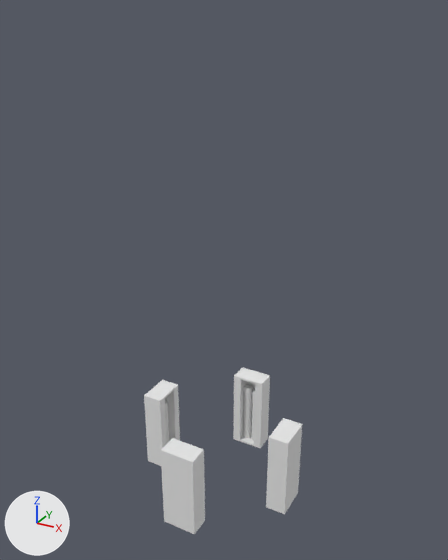
Two versions of the Blender file Assets/models/cave/room02/room02f_miner_alt02.blend, one commit apart.
Both versions are drawn from a 50 mm camera at (4.6, -8.23, 1.1) aimed at (0.04, 0.07, -3.05). The axes (+X, +Y, +Z) are drawn at lower left. The lights are the same throughout. The same objects are shown in both versions, whatever each file hides.

Names of what the first picture shows: 'arm_lasers01.N', 'arm_lasers02.N', 'arm_lasers02.W', 'arms_lower.E', 'arms_lower.N', 'arms_lower.S', 'arms_lower.W'.
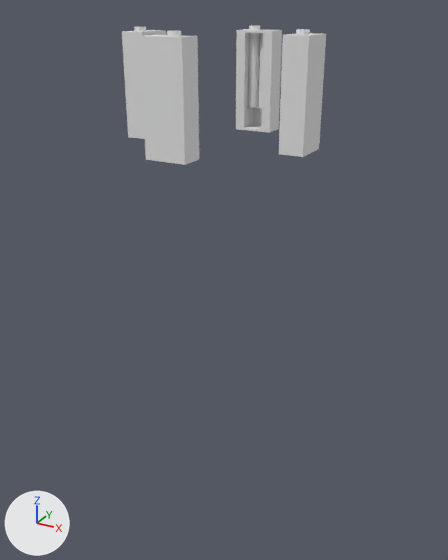
Edits to the bpy script that builds the scene:
```text
Change ob_arm_lasers01_w:
    ob_arm_lasers01_w.location: (0.0, 0.0, -6.72) -> (0.0, 0.0, 0.0)
Change ob_arms_lower_n:
    ob_arms_lower_n.location: (0.0, 0.0, -6.37) -> (0.0, 0.0, 0.0)
Change ob_arm_lasers02_n:
    ob_arm_lasers02_n.location: (0.0, 0.0, -6.68) -> (0.0, 0.0, 0.0)
Change ob_arm_lasers01_n:
    ob_arm_lasers01_n.location: (0.0, 0.0, -6.72) -> (0.0, 0.0, 0.0)
Change ob_arms_lower_s:
    ob_arms_lower_s.location: (0.0, 0.0, -6.37) -> (0.0, 0.0, 0.0)
Change ob_arm_lasers01_s:
    ob_arm_lasers01_s.location: (0.0, 0.0, -6.72) -> (0.0, 0.0, 0.0)
Change ob_arms_lower_w:
    ob_arms_lower_w.location: (0.0, 0.0, -6.37) -> (0.0, 0.0, 0.0)
Change ob_arm_lasers02_w:
    ob_arm_lasers02_w.location: (0.0, 0.0, -6.68) -> (0.0, 0.0, 0.0)
Change ob_arms_lower_e:
    ob_arms_lower_e.location: (0.0, 0.0, -6.37) -> (0.0, 0.0, 0.0)
Change ob_arm_lasers01_e:
    ob_arm_lasers01_e.location: (0.0, 0.0, -6.72) -> (0.0, 0.0, 0.0)
```

Boxes [x1, y1, x2, y2] around the edits, measured in the pictures (448 x 560 px):
'arms_lower.S', moved: before [161, 438, 205, 534]; after [140, 35, 199, 165]
'arms_lower.E', moved: before [266, 418, 302, 514]; after [279, 33, 326, 157]
'arms_lower.N', moved: before [233, 367, 270, 448]; after [236, 29, 282, 133]
'arms_lower.W', moved: before [144, 380, 180, 466]; after [122, 30, 166, 139]
'arm_lasers01.N', moved: before [243, 384, 252, 438]; after [248, 25, 260, 108]
'arm_lasers02.N', moved: before [251, 389, 255, 440]; after [259, 33, 263, 109]
'arm_lasers02.W', moved (not visible afterwards): before [165, 400, 169, 443]
'arm_lasers01.E', moved (not visible before): after [296, 29, 310, 35]
'arm_lasers01.S', moved (not visible before): after [167, 31, 181, 36]
'arm_lasers01.W', moved (not visible before): after [134, 27, 146, 31]
